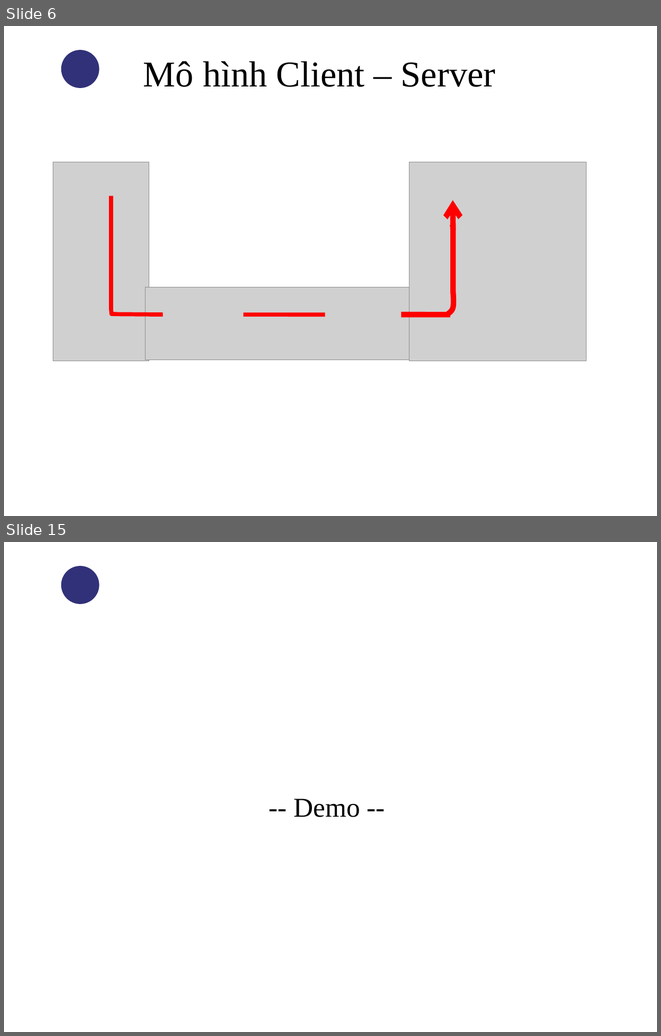
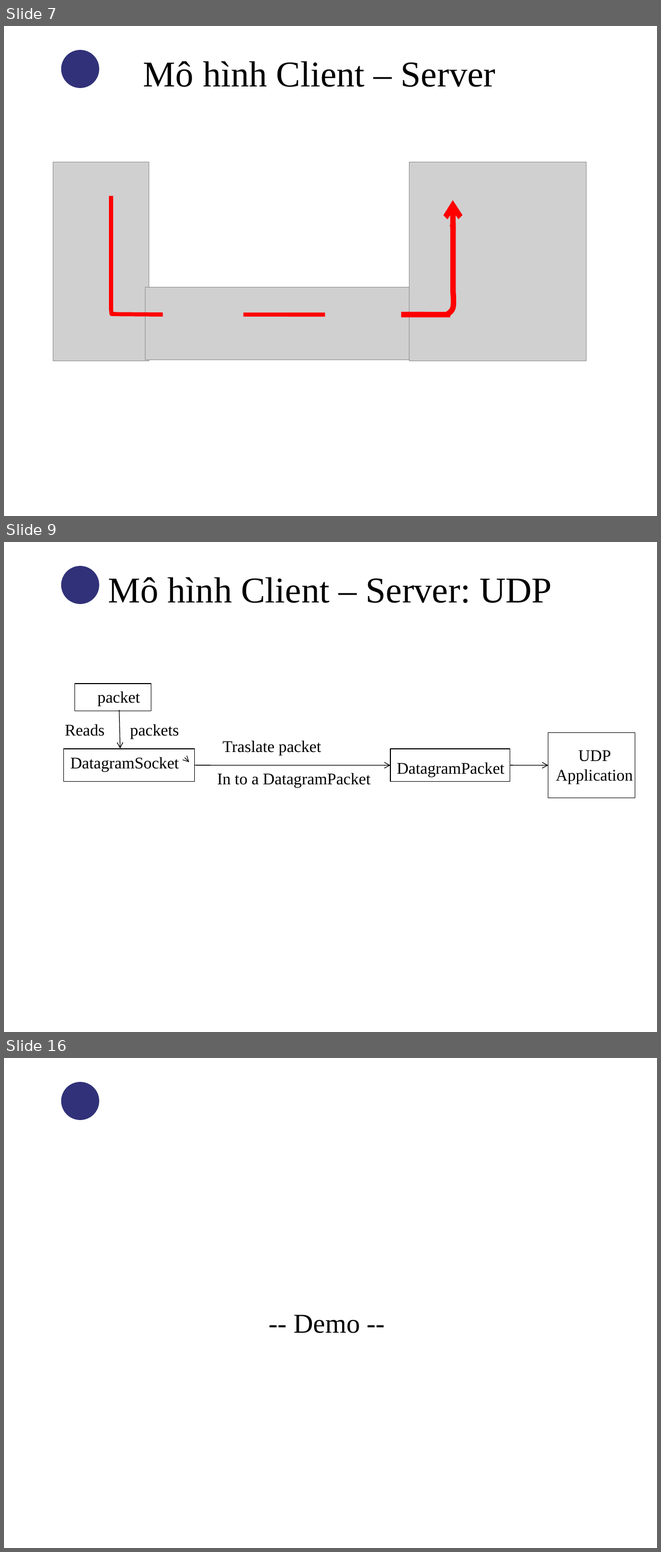
Before and after one commit to thandang/thesis-final, a slide deck: Reports/Slide bao cao.ppt. Shown one above the other, each under a label of ours: slides 6 and 15 before the commit, slides 7, 9 and 16 after it; the slides between them are not shown. The pictures are 661x1036 and 661x1552 pixels, drawn with LibreOffice and Linux fonts; fonts in the diff are those of the drawing; grey boxes stand for pictures; background and template pictures are left out. Boxes give left, top, right and bottom in pixels: in the first picture for what was removed or moved away, otherwise in the second. Text is boxed around its words. In the diff, an @@ line names an element or a change of style, - is before the commit and + after.

```diff
--- a/Reports/Slide bao cao.ppt
+++ b/Reports/Slide bao cao.ppt
@@ slide 9 added at <box>4,542,657,1032</box>, background picture (left out); not listed: 1 template element that a slide beside it also shows @@
@@ title added at <box>108,577,552,603</box>, 40 pt, text #000000 @@
+Mô hình Client – Server: UDP
@@ rectangle added at <box>74,684,151,711</box>, outline #000000 0.74 pt @@
@@ text added at <box>97,691,140,706</box>, 18 pt, text #000000 @@
+packet
@@ arrow added from (119, 710) to (120, 748), #000000 0.74 pt @@
@@ text added at <box>65,724,105,736</box>, 18 pt, text #000000 @@
+Reads
@@ text added at <box>130,724,179,739</box>, 18 pt, text #000000 @@
+packets
@@ text added at <box>222,740,321,755</box>, 18 pt, text #000000 @@
+Traslate packet
@@ rectangle added at <box>548,733,635,798</box>, outline #000000 0.74 pt @@
@@ rectangle added at <box>64,749,195,782</box>, outline #000000 0.74 pt @@
@@ text added at <box>70,757,179,771</box>, 18 pt, text #000000 @@
+DatagramSocket
@@ arrow added from (189, 762) to (189, 762), #000000 0.74 pt @@
@@ rectangle added at <box>390,749,510,782</box>, outline #000000 0.74 pt @@
@@ text added at <box>397,762,504,777</box>, 18 pt, text #000000 @@
+DatagramPacket
@@ text added at <box>556,750,633,784</box>, 18 pt, text #000000 @@
+UDP Application
@@ arrow added from (195, 765) to (390, 765), #000000 0.74 pt @@
@@ text added at <box>217,773,370,788</box>, 18 pt, text #000000 @@
+In to a DatagramPacket
@@ arrow added from (510, 765) to (548, 765), #000000 0.74 pt @@
@@ what was slide 6 is now slide 7 @@
@@ what was slide 15 is now slide 16 @@
```
Also in this commit, not shown: 7 slides changed, 4 other slides added, 4 slides removed.
